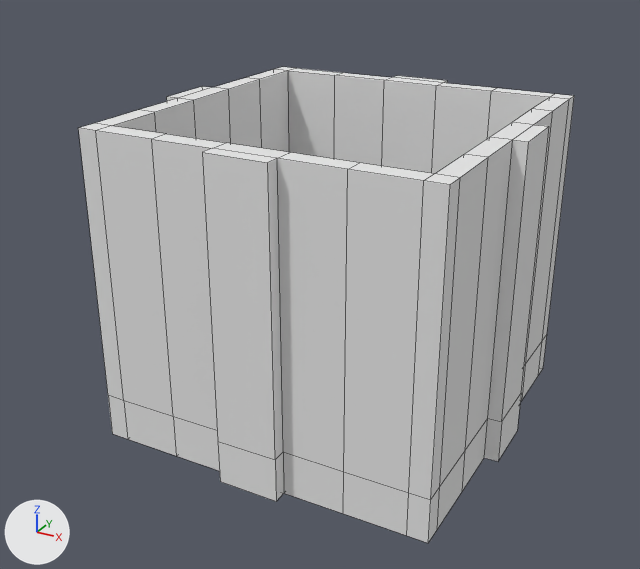
The Blender file resource/Materials/Model/edited_models_with_new_1024_texture/gift.blend: old version first, new version second.
The view is the same before and after, from a camera (50 mm lens) standing at (0.651, -1.267, 0.858) and looking at (-0.021, -0.045, 0.247). Lighting does not change. The marker at lower left points along +X, +Y and +Z. Mesh edges are drawn as thin lines.
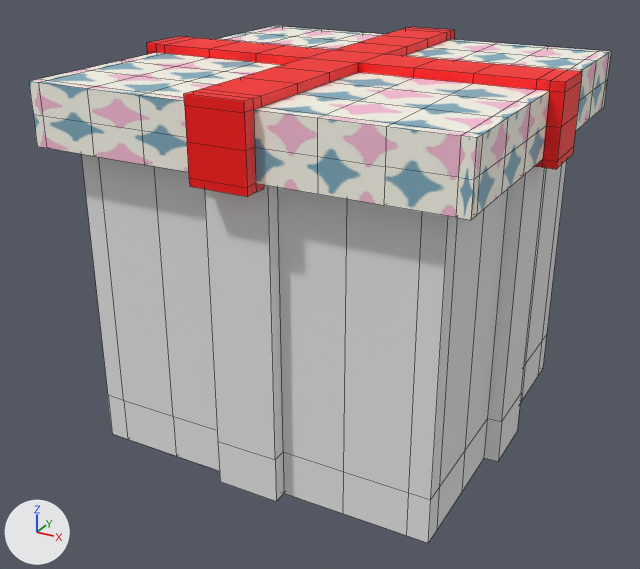
The change in detail:
Object 'door' (ob_door) is now shown.

Boxes [x1, y1, x2, y2] around the edits, measured in the pictures (640 x 569 px):
'door', shown
    after: [29, 26, 611, 220]
